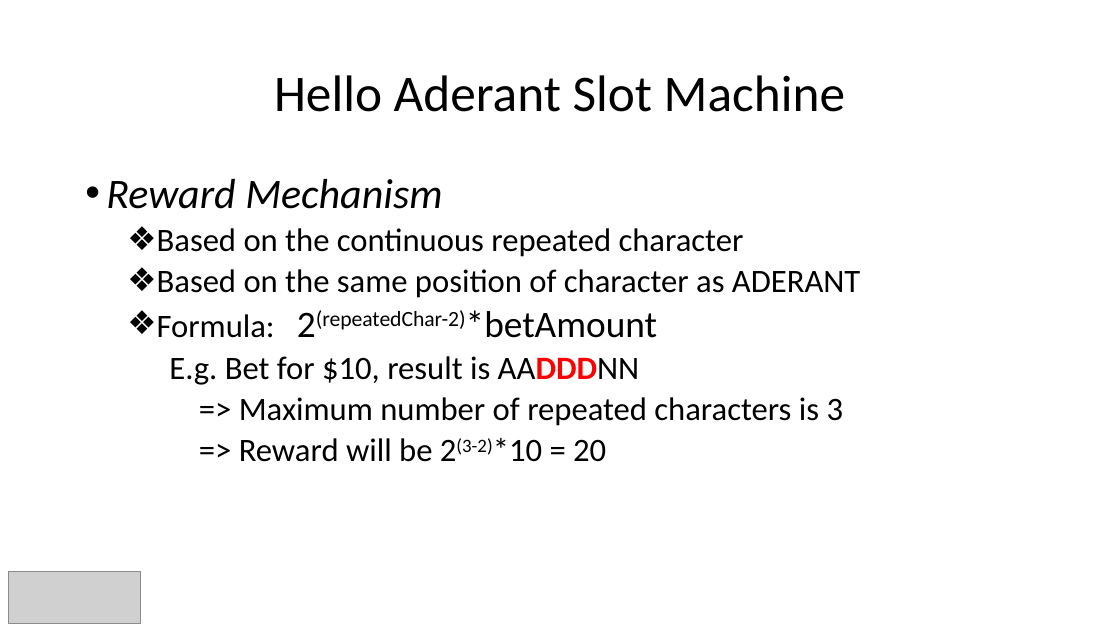
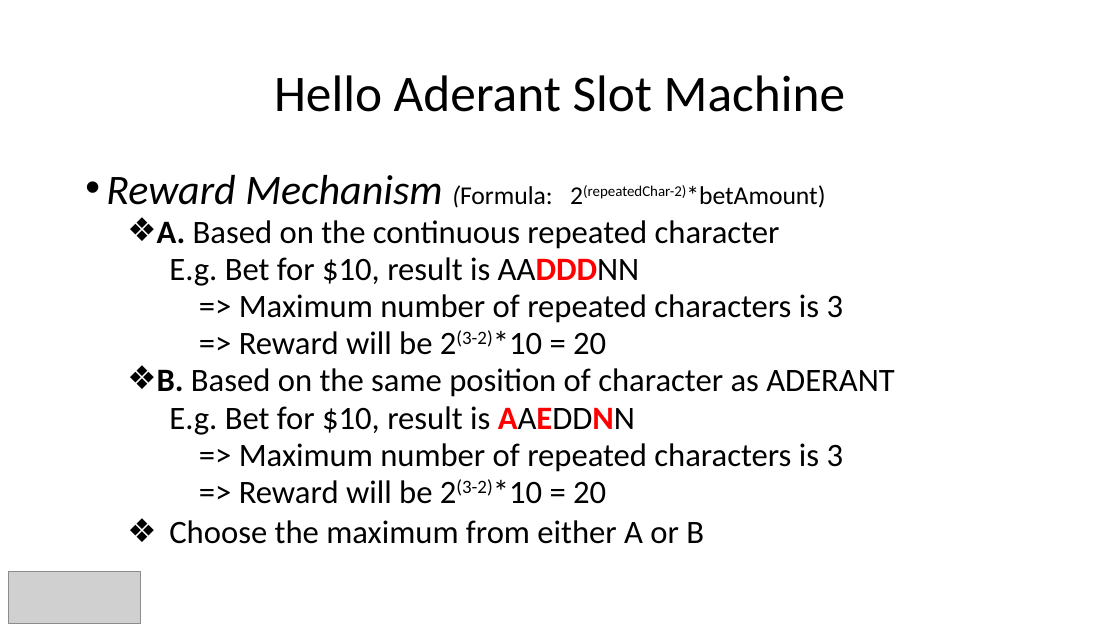
Before and after one commit to weilingxie/helloaderantslotmachine, a slide deck: slide 7 of helloaderant-WilliamXie.pptx. Drawn at 1120x630 pixels with LibreOffice and Linux fonts; fonts in the diff are those of the drawing; grey boxes stand for pictures. Boxes give left, top, right and bottom in pixels: in the first picture for what was removed or moved away, otherwise in the second. Text is boxed around its words. In the diff, an @@ line names an element or a change of style, - is before the commit and + after.

```diff
--- a/helloaderant-WilliamXie.pptx
+++ b/helloaderant-WilliamXie.pptx
@@ text at (106, 175, 780, 249): text changed @@
-• Reward Mechanism
-  ❖ Based on the continuous repeated character
-  ❖ Based on the same position of character as ADERANT
-  ❖ Formula: 2(repeatedChar-2)*betAmount
+• Reward Mechanism (Formula: 2(repeatedChar-2)*betAmount)
+  ❖ A. Based on the continuous repeated character
@@ text at (169, 257, 844, 355): line spacing 0.9 to 0.8 @@
@@ text at (157, 368, 894, 544): paragraphs added @@
+  ❖ B. Based on the same position of character as ADERANT
+    E.g. Bet for $10, result is AAEDDNN
+    => Maximum number of repeated characters is 3
+    => Reward will be 2(3-2)*10 = 20
+  ❖ Choose the maximum from either A or B
```
Also in this commit, not shown: 2 other slides changed, 1 other file.
